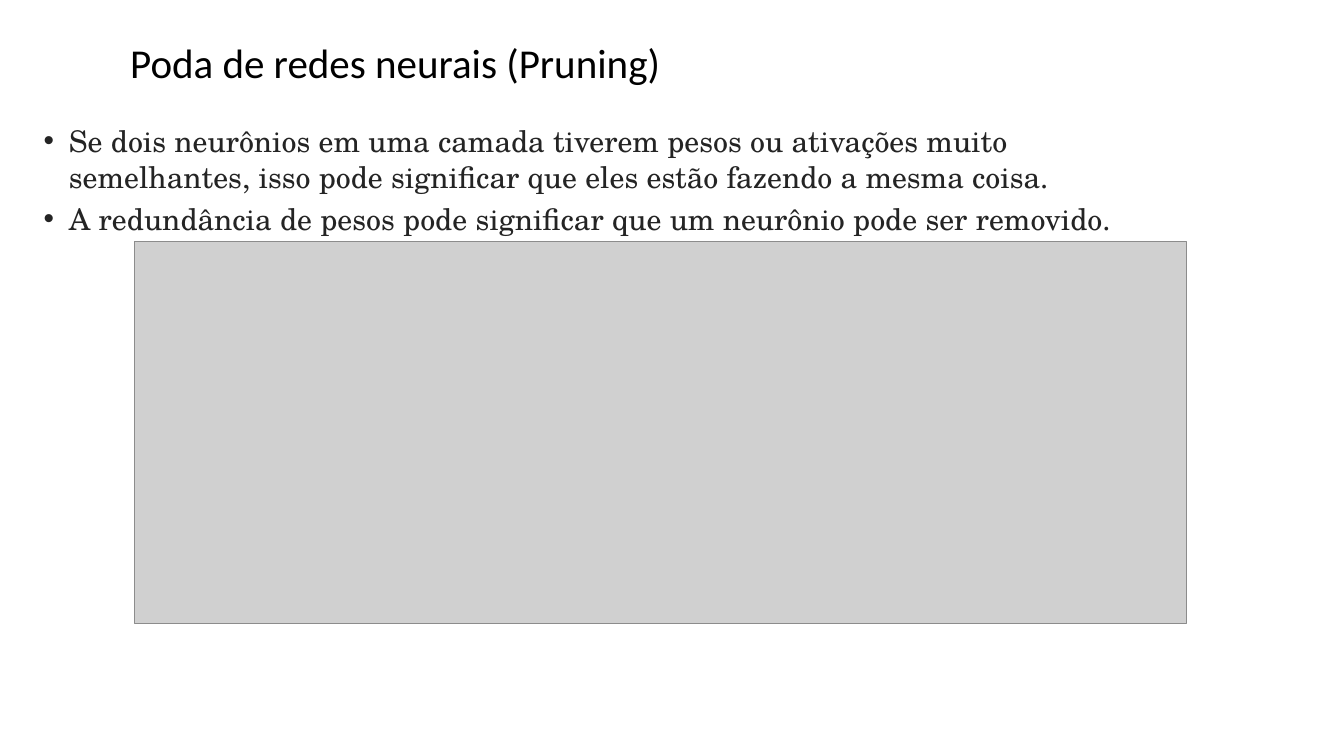
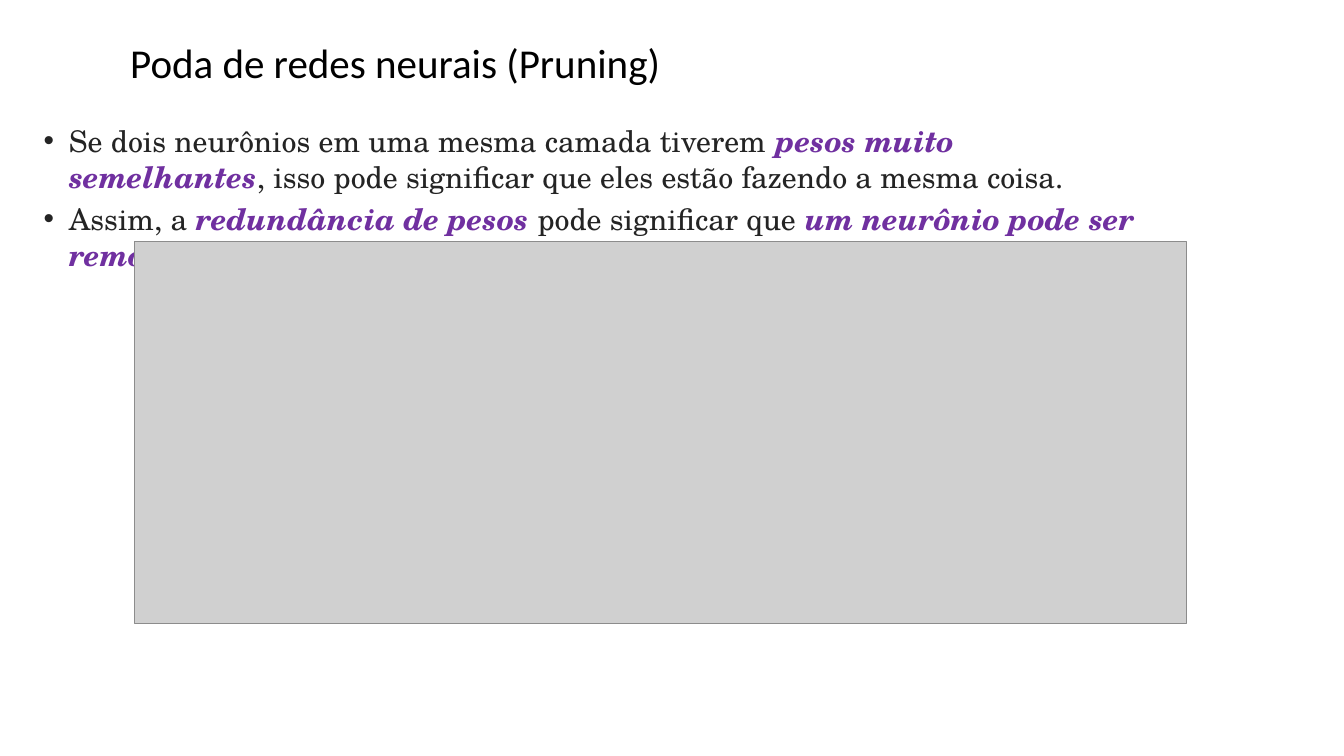
Before and after one commit to zz4fap/tp557-iot-ml, a slide deck: slide 35 of slides/TP557_14_introducao_tensorflowlite.pptx. Drawn at 1344x756 pixels with LibreOffice and Linux fonts; fonts in the diff are those of the drawing; grey boxes stand for pictures; background and template pictures are left out. Boxes give left, top, right and bottom in pixels: in the first picture for what was removed or moved away, otherwise in the second. Text is boxed around its words. In the diff, an @@ line names an element or a change of style, - is before the commit and + after.

```diff
--- a/slides/TP557_14_introducao_tensorflowlite.pptx
+++ b/slides/TP557_14_introducao_tensorflowlite.pptx
@@ text at box(69, 130, 1134, 276): text changed @@
-• Se dois neurônios em uma camada tiverem pesos ou ativações muito semelhantes, isso pode significar que eles estão fazendo a mesma coisa.
-• A redundância de pesos pode significar que um neurônio pode ser removido.
+• Se dois neurônios em uma mesma camada tiverem pesos muito semelhantes, isso pode significar que eles estão fazendo a mesma coisa.
+• Assim, a redundância de pesos pode significar que um neurônio pode ser removido.
```
Also in this commit, not shown: 26 other slides changed.
